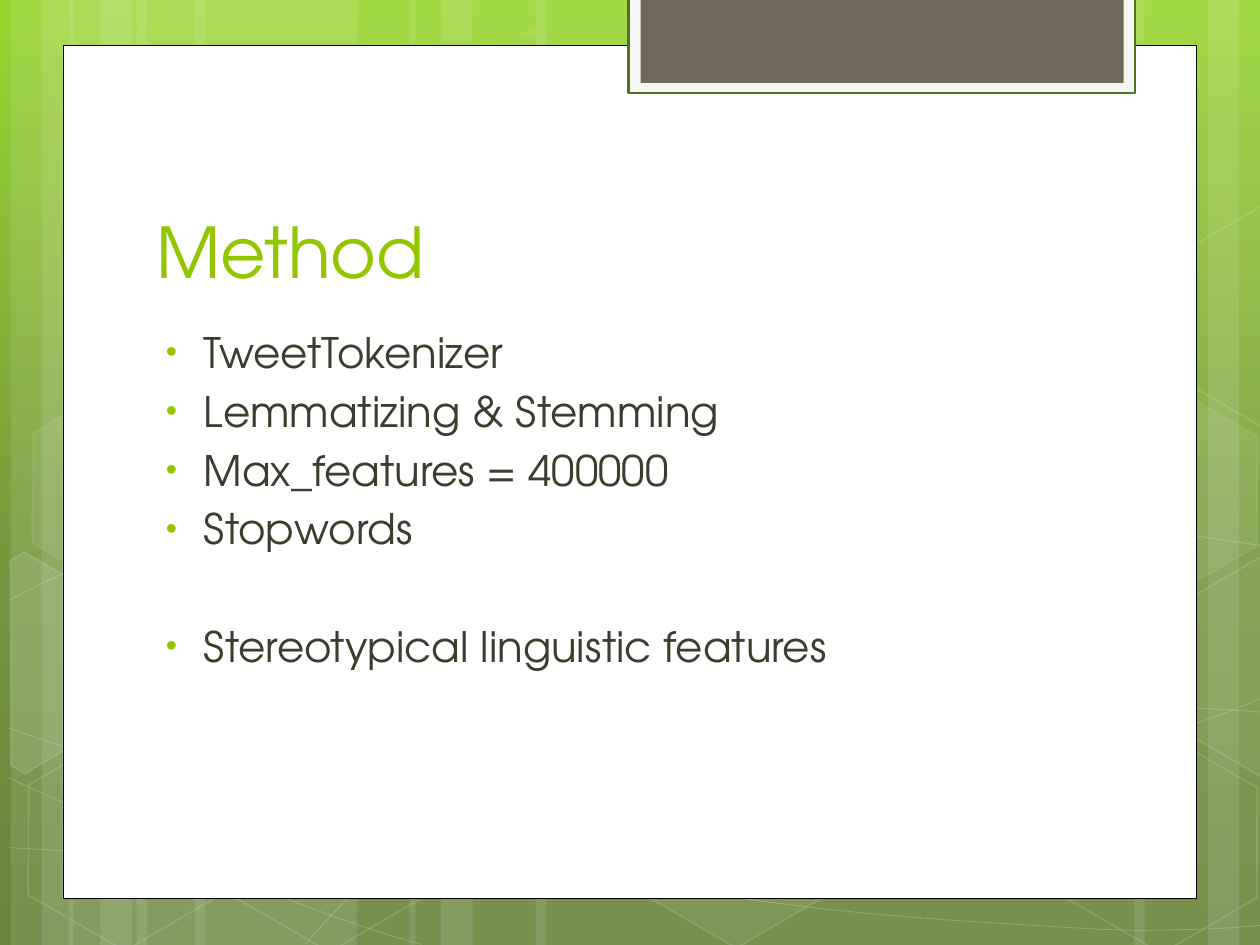
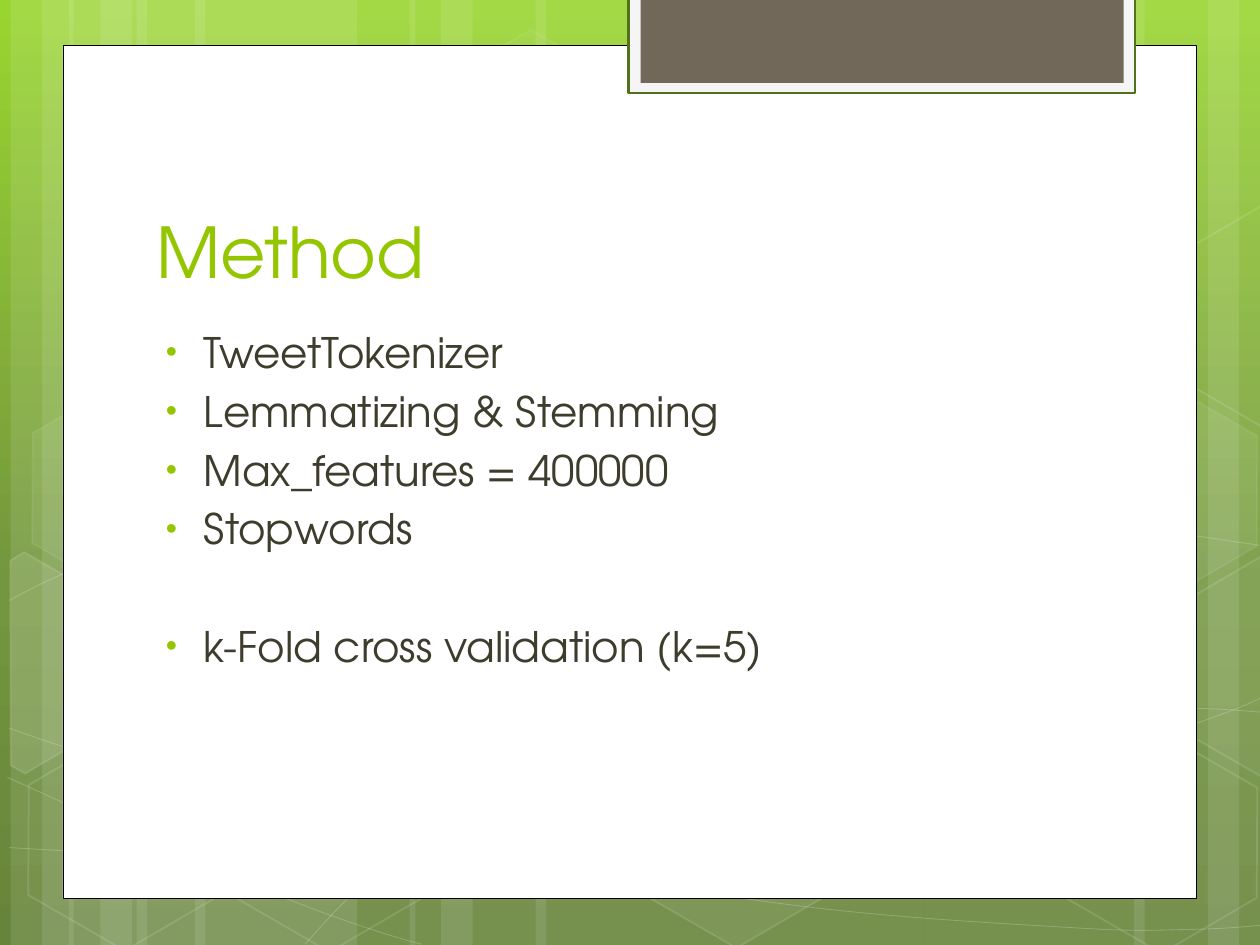
Before and after one commit to DaphneGroot/LFD-Final-Project, a slide deck: slide 7 of Presentation.pptx. Drawn at 1260x945 pixels with LibreOffice and Linux fonts; fonts in the diff are those of the drawing. Boxes give left, top, right and bottom in pixels: in the first picture for what was removed or moved away, otherwise in the second. Text is boxed around its words. In the diff, an @@ line names an element or a change of style, - is before the commit and + after.

Commit message:
Updated powerpoint

```diff
--- a/Presentation.pptx
+++ b/Presentation.pptx
@@ text at <box>204,631,763,672</box>: text changed @@
-• Stereotypical linguistic features
+• k-Fold cross validation (k=5)
```
Also in this commit, not shown: 3 other slides changed.
